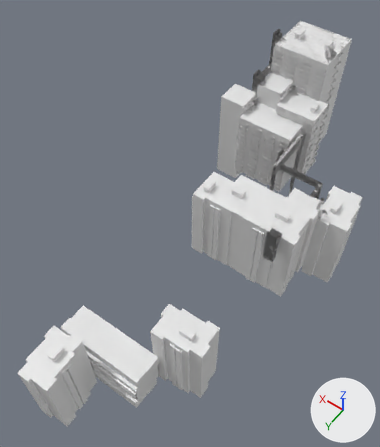
Two versions of the OBJ model dist/data/maps/grassy/grasstown.obj, one commit apart.
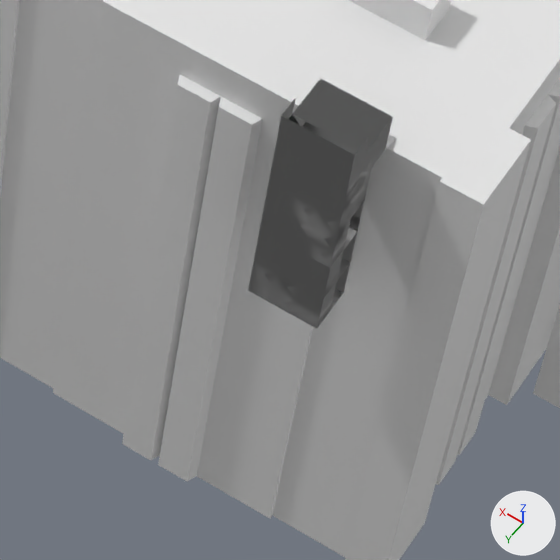
The first picture shows the older version from a 50 mm lens placed at (-10902.0, 19018.0, 18175.0), pointed at (-2240.0, 6892.0, -880.0). The close-ups show both versions on the part from 60% to 80% of the width and 49% to 66% of the height of that picture; other places that the commit changed are outside them. The lights are fixed; the arrows at lower right show +X, +Y and +Z. Materials are left out; every surface is plain grey. Where no turn or scale is listed for an object, it has been applied to the vertices. Vertices at the same position are counted once.

The first close-up shows 'Ноль_объект.10', 'Ноль_объект.10_1', 'Ноль_объект.11', 'Ноль_объект.11_1', 'Объект_Плоскость.2_2', 'Объект_Плоскость.3_3'.
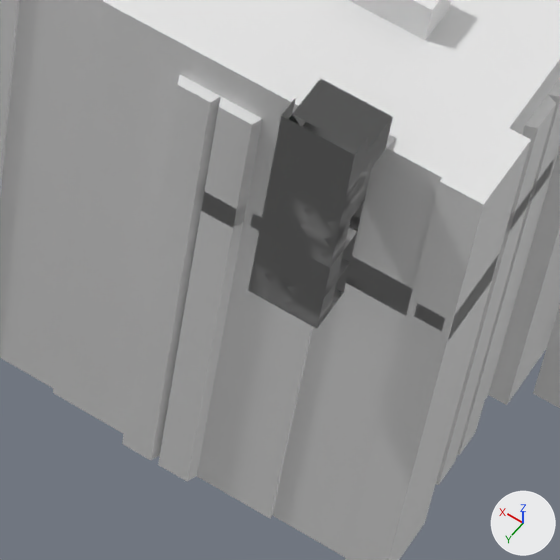
Pixel boxes (x1, y1, x2, y2) of what changed, in the close-ups (560 x 560 px):
'Объект_Плоскость.9', reshaped (not visible before)
    after: (201, 192, 476, 341)
'Объект_Плоскость.4', reshaped (not visible before)
    after: (506, 159, 554, 231)
part 2 of me_объект_плоскость_9, added
    after: (201, 192, 476, 341)

What the commit changed:
me_объект_плоскость_4 is used by ob_объект_плоскость_4; location (0.0, 0.0, 0.0).
me_объект_плоскость_4 had 44 vertices, 36 faces and spanned x -3720.0..-3630.0, y -2685.0..-2590.0, z -800.0..-685.0.
me_объект_плоскость_4 now has 125 vertices, 110 faces and spans x -7090.0..-5805.0, y 4995.0..6085.0, z -270.0..0.0.
me_объект_плоскость_4 part 1: 125 vertices added at x -7090.0..-5805.0, y 4995.0..6085.0, z -270.0..0.0.
me_объект_плоскость_9 is used by ob_объект_плоскость_9; location (0.0, 0.0, 0.0).
me_объект_плоскость_9 had 40 vertices, 26 faces and spanned x -3105.0..-1215.0, y -4320.0..-3780.0, z 2700.0..2970.0.
me_объект_плоскость_9 now has 107 vertices, 91 faces and spans x -7155.0..-5535.0, y 6075.0..6685.0, z -270.0..0.0.
me_объект_плоскость_9 part 2: 107 vertices added at x -7155.0..-5535.0, y 6075.0..6685.0, z -270.0..0.0.
me_объект_плоскость_9 part 3: the surface is now shaded flat.
